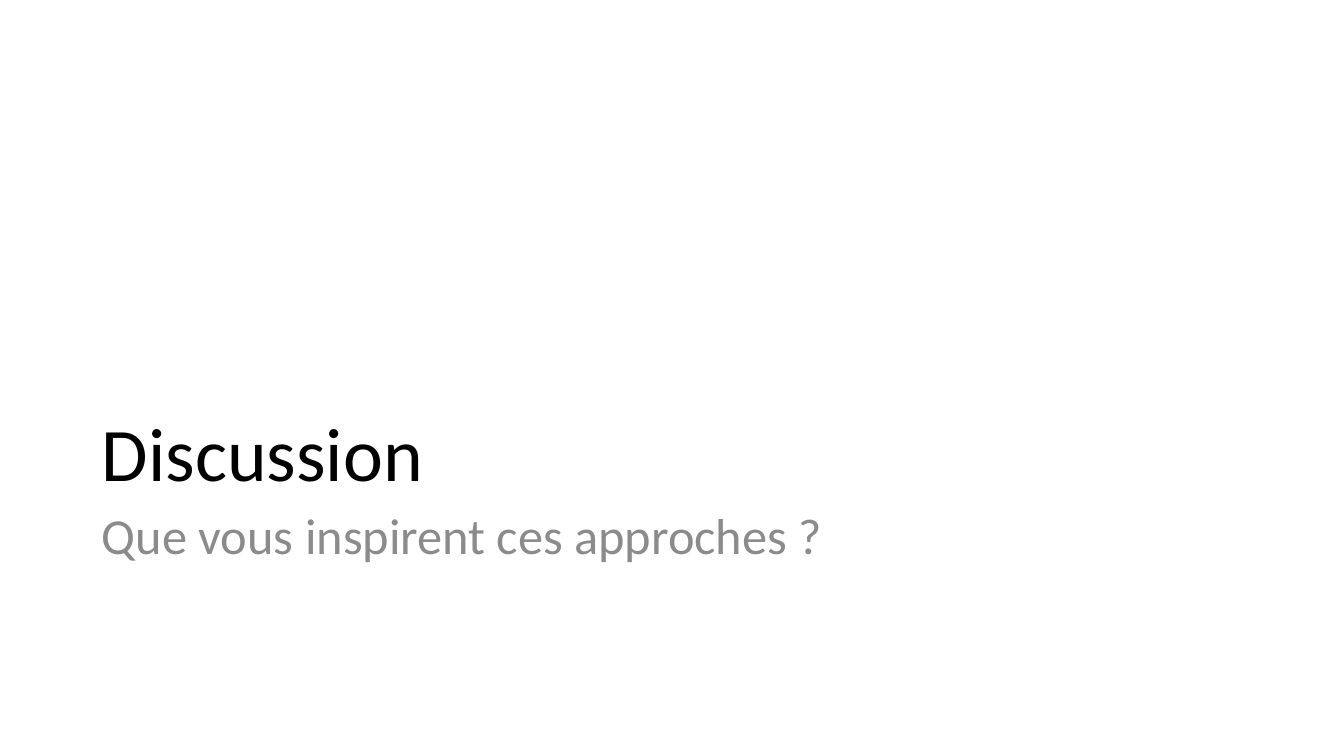
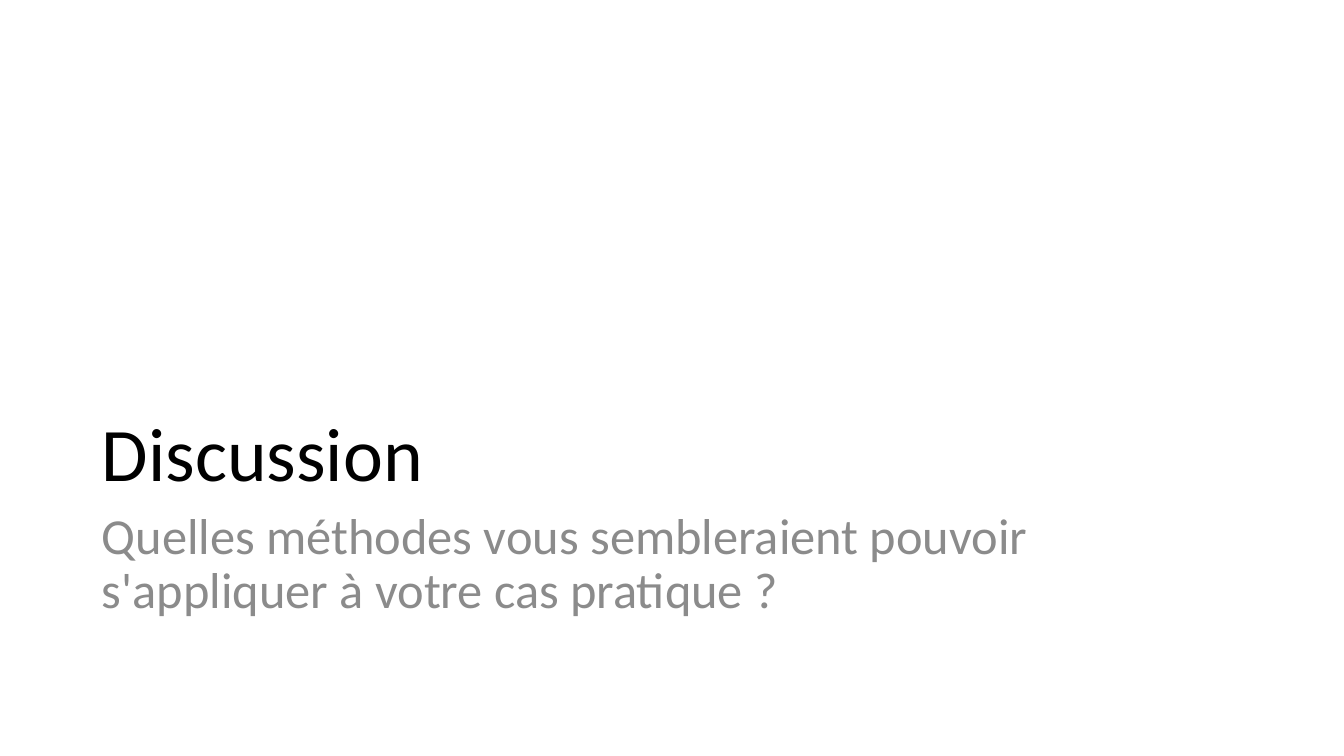
Before and after one commit to BETSAKA/statcap_impact_training, a slide deck: slide 42 of slides/fr/Jour 1_Introduction_Fondamentaux.pptx. Drawn at 1344x756 pixels with LibreOffice and Linux fonts; fonts in the diff are those of the drawing. Boxes give left, top, right and bottom in pixels: in the first picture for what was removed or moved away, otherwise in the second. Text is boxed around its words. In the diff, an @@ line names an element or a change of style, - is before the commit and + after.

```diff
--- a/slides/fr/Jour 1_Introduction_Fondamentaux.pptx
+++ b/slides/fr/Jour 1_Introduction_Fondamentaux.pptx
@@ text at [102, 519, 1027, 616]: text changed @@
-Que vous inspirent ces approches ?
+Quelles méthodes vous sembleraient pouvoir s'appliquer à votre cas pratique ?
```
Also in this commit, not shown: 6 other slides changed, 1 other file.
